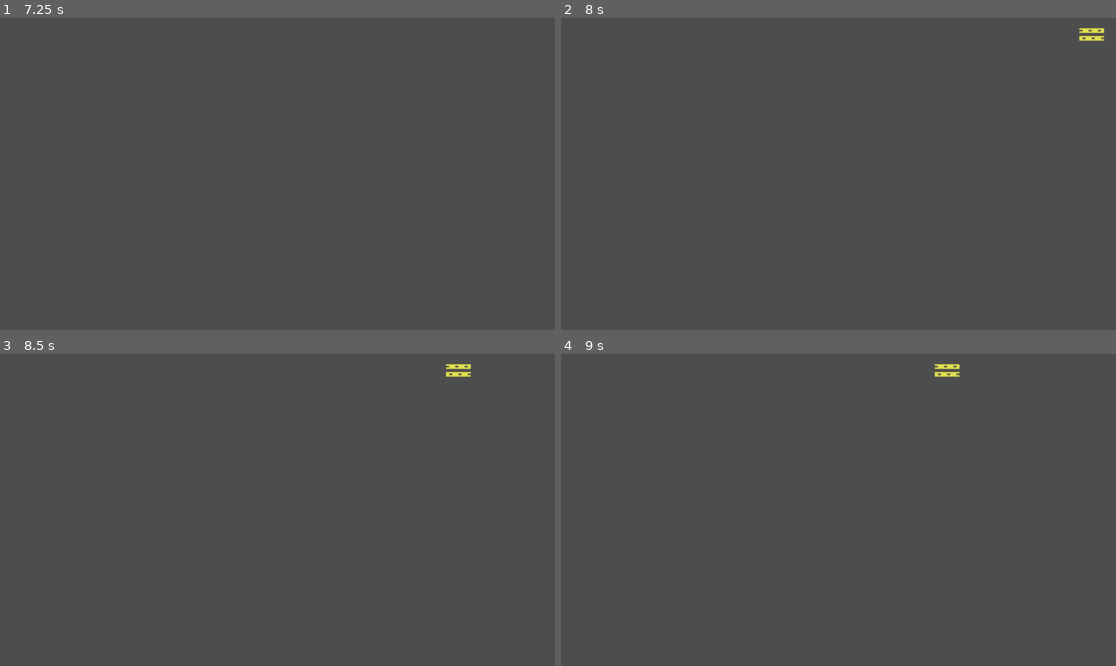
Above: before the commit, frames 1-4 (two rows, left to right).
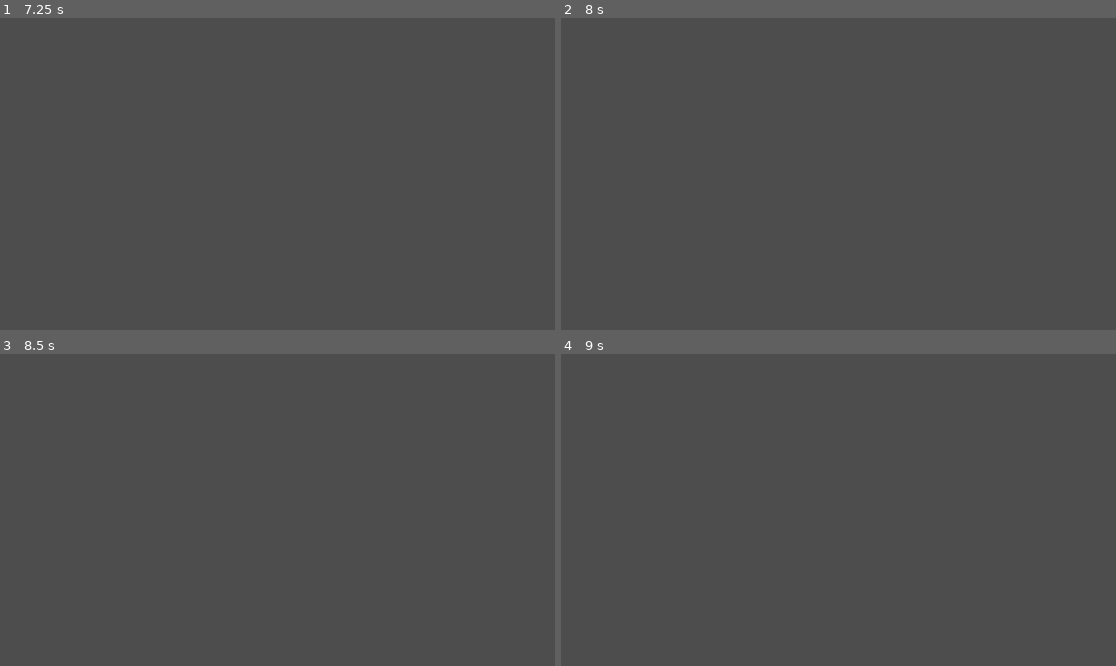
Above: after the commit, the same moments.

Repository: SabrinaBruni28/MegaMania
Game: Godot game, scene res://scenes/enemies/cookie.tscn
Same seed, same stepped clock (60 frames per second), same inputs: the game is played once before the commit and once after it. This scene is started directly instead of the project's main scene. Sound files missing from this copy of the repository are replaced by a short silence.
Inputs:
- Up to frame 1 (7.25 s): tap Enter at 0.5, 2, 3.5 s; hold Right (direita) 0.53-1.28 s; hold Space (atirar) 0.53-1.28 s; hold Left (esquerda) 1.28-2.03 s; tap Space (atirar) every 1.5 s from 1.35 to 5.85 s; hold Space (atirar) 2.03-2.78 s; hold Right (direita) 2.03-3.53 s; hold Space (atirar) 3.53-4.28 s; hold Left (esquerda) 3.53-5.78 s; tap P (pause) at 4.15 s; hold Space (atirar) 5.03-5.78 s; hold Right (direita) from 5.78 s (still down); hold Space (atirar) from 6.53 s (still down)
- Up to frame 2 (8 s): keep holding Right (direita); release Space (atirar) at 7.28 s; tap Space (atirar) at 7.35 s
- Up to frame 3 (8.5 s): release Right (direita) at 8.03 s; hold Left (esquerda) from 8.03 s (still down); hold Space (atirar) from 8.03 s (still down)
- Up to frame 4 (9 s): keep holding Left (esquerda); release Space (atirar) at 8.78 s; tap Space (atirar) at 8.85 s

Frame 1 is identical in both runs. In frame 2, 0.2% of the frame differs, in the area x 93-98%, y 3-8%; in frame 3, 0.2%; in frame 4, 0.2%.

Commit message:
Ajustes de diretório e velocidade de cookie

Diff:
--- a/megamania/project.godot
+++ b/megamania/project.godot
@@ -17,9 +17,9 @@
 
 [autoload]
 
-Levels="*res://scripts/levels.gd"
-Save="*res://scripts/save.gd"
-Spawer="*res://scripts/spawer.gd"
+Levels="*res://scripts/globais/levels.gd"
+Save="*res://scripts/globais/save.gd"
+Spawer="*res://scripts/globais/spawer.gd"
 
 [file_customization]
 
--- a/megamania/scripts/barra_progresso.gd
+++ b/megamania/scripts/barra_progresso.gd
@@ -49,6 +49,7 @@
 
 func animate_fill():
 	progress_bar.value = 0
+	get_tree().paused = true
 	tw = create_tween()
 	tw.tween_property(progress_bar, "value", progress_bar.max_value, 1.2)
 	tw.finished.connect(_start_timer)
--- a/megamania/scripts/enemy/cookie.gd
+++ b/megamania/scripts/enemy/cookie.gd
@@ -20,7 +20,7 @@
 	position.x += speed_x * delta
 	count += 1
 	descida -=1
-	if count == 150:
+	if count == 200:
 		descida = 10
 		speed_x *= -1
 		count = 0
@@ -29,5 +29,5 @@
 
 func define_velocidade():
 	posicao_inicial += Vector2(500, -115)
-	speed_x = 300
+	speed_x = 400
 	speed_y = 300
--- a/megamania/scripts/jogo.gd
+++ b/megamania/scripts/jogo.gd
@@ -6,7 +6,6 @@
 func _ready():
 	Save.load_game()
 	Levels.prepare_level()
-	get_tree().paused = true
 	barra_progresso.tw.finished.connect(_on_barra_anim_end)
 	player.morreu.connect(pausar)
 
@@ -15,7 +14,6 @@
 
 func _process(delta: float) -> void:
 	if get_tree().get_nodes_in_group("enemies").size() == 0:
-		get_tree().paused = true
 		barra_progresso.animate_unfill()
 		barra_progresso.tw.finished.connect(_on_barra_anim_end)
 		barra_progresso.tw.finished.connect(Levels.next_level)
Renamed: megamania/scenes/get_nome.tscn -> megamania/scenes/telas/tela_get_nome.tscn
Renamed: megamania/scenes/tela_records.tscn -> megamania/scenes/telas/tela_records.tscn
Renamed: megamania/scripts/levels.gd -> megamania/scripts/globais/levels.gd
Renamed: megamania/scripts/save.gd -> megamania/scripts/globais/save.gd
Renamed: megamania/scripts/spawer.gd -> megamania/scripts/globais/spawer.gd
Renamed: megamania/scripts/get_nome.gd -> megamania/scripts/telas/tela_get_nome.gd
Renamed: megamania/scripts/tela_records.gd -> megamania/scripts/telas/tela_records.gd
